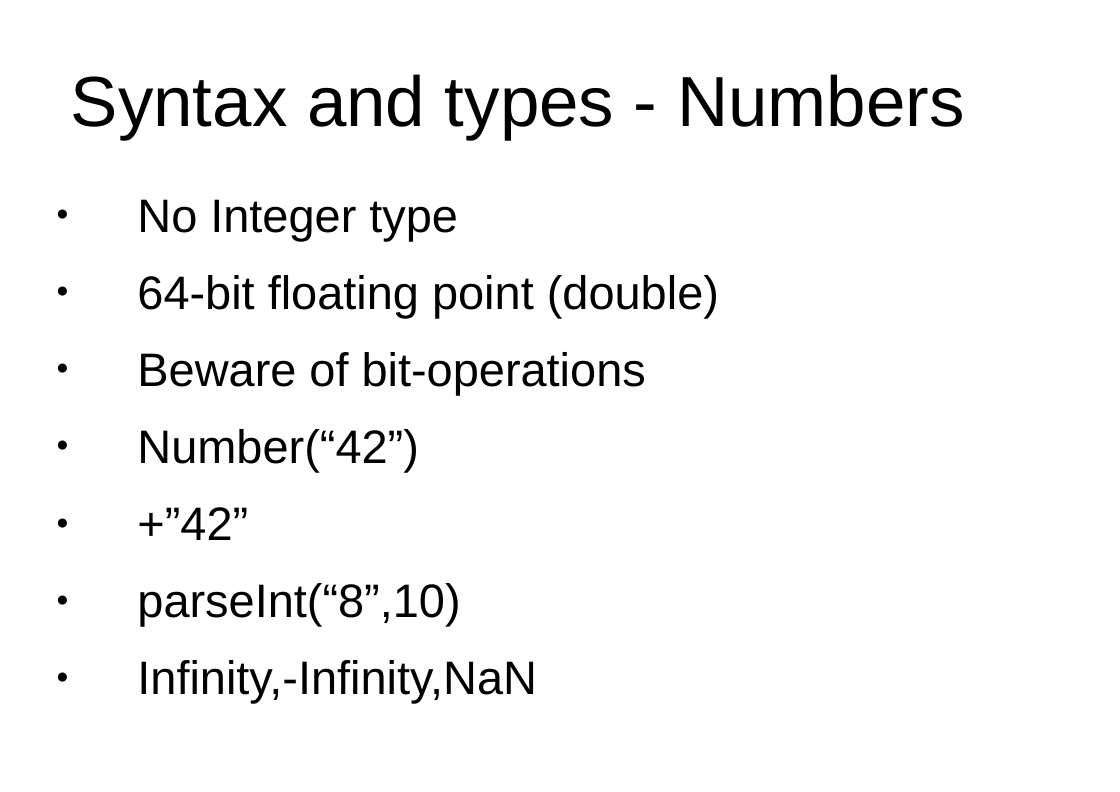
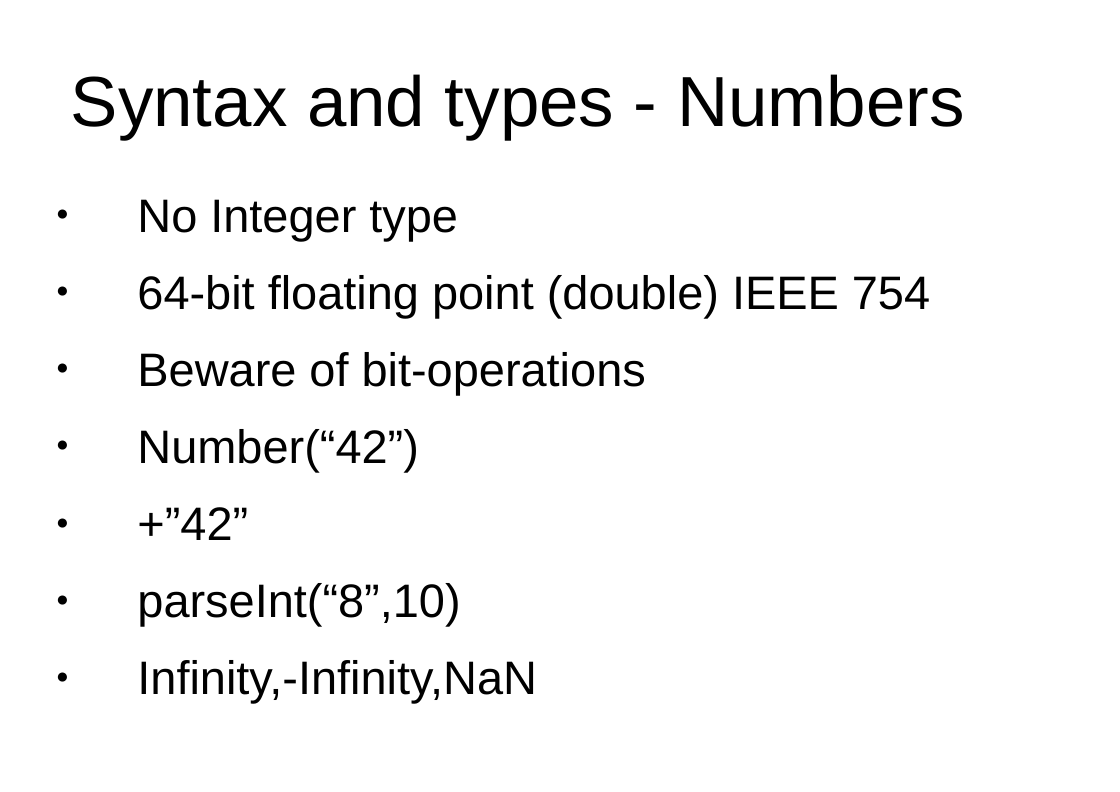
Before and after one commit to peterborkuti/other, a slide deck: slide 34 of JavaScriptBasics/jsbasics-slide.odp. Drawn at 1120x792 pixels with LibreOffice and Linux fonts; fonts in the diff are those of the drawing; background and template pictures are left out. Boxes give left, top, right and bottom in pixels: in the first picture for what was removed or moved away, otherwise in the second. Text is boxed around its words. In the diff, an @@ line names an element or a change of style, - is before the commit and + after.

```diff
--- a/JavaScriptBasics/jsbasics-slide.odp
+++ b/JavaScriptBasics/jsbasics-slide.odp
@@ text at <box>137,275,930,318</box>: text changed @@
-● 64-bit floating point (double)
+● 64-bit floating point (double) IEEE 754
```
Also in this commit, not shown: 2 other slides changed, 3 other files.
